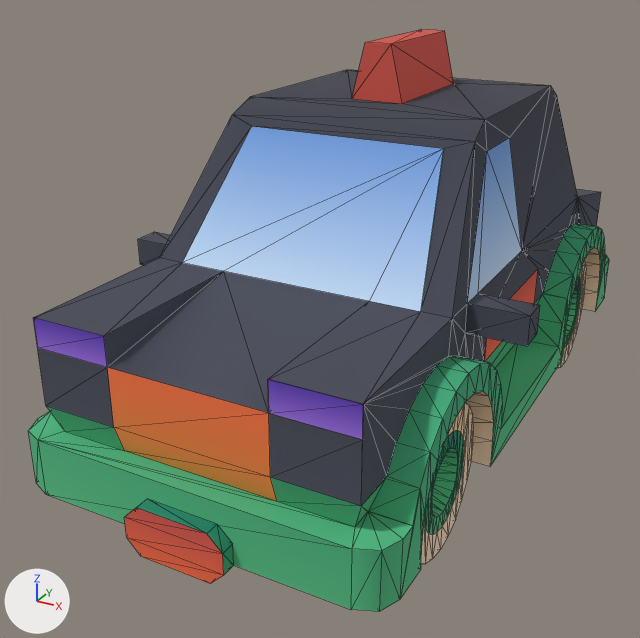
Renders of the glTF model Assets/UnityEve/Art/Models/car-kit/taxi.glb from each side of a commit.
The view is the same before and after, from a 50 mm lens placed at (1.38, -2.97, 1.86), pointed at (-0.15, -0.2, 0.47). Arrows for +X, +Y and +Z are at lower left; the lights stay in place. The first picture is the older version. Mesh edges are drawn as thin lines. Where no turn or scale is listed for an object, it has been applied to the vertices. Vertices at exactly the same position are counted once.

In view in the first picture: 'body', 'wheel-back-left', 'wheel-front-left'.
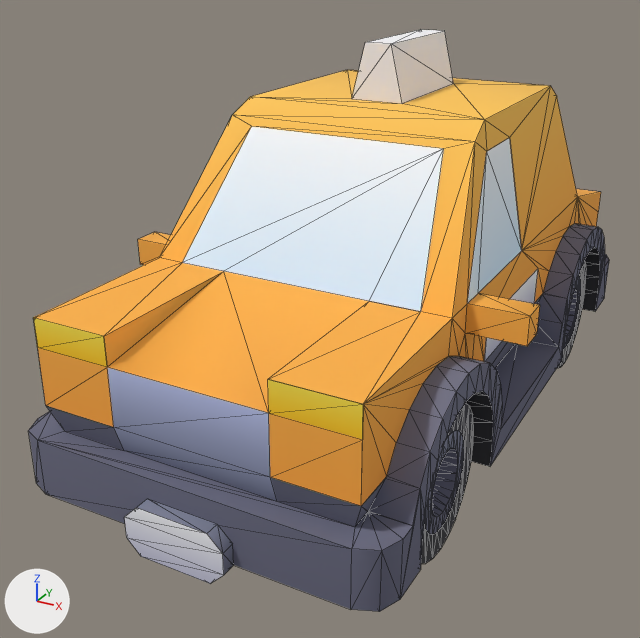
Where the newer file only moved an object's origin or applied its transform, the numbers keep the older frame.

Changed parts and their boxes (x1, y1, x2, y2) in the pictures (640 x 638 px):
part 1 of me_body, surface changed: (28, 30, 609, 612) in both
part 2 of me_wheel_front_left, surface changed: (421, 403, 474, 564) in both
part 3 of me_wheel_back_left, surface changed: (557, 261, 586, 368) in both

What changed in the scene script:
```text
Change me_body:
    used by ob_body; location = (0.0, 0.0, 0.0)
    remove me_body.from_pydata(...)  # 398 vertices, 744 faces; spans x -0.75..0.75, y -1.35..1.4, z 0.15..1.5
    add me_body.from_pydata(...)  # 400 vertices, 744 faces; spans x -0.75..0.75, y -1.35..1.4, z 0.15..1.5
    me_body part 1: 730 kept faces spanning x -0.75..0.75, y -1.35..1.4, z 0.15..1.5 get new texture (UV) coordinates
    edits to the shape of me_body do not show in these pictures
Change me_wheel_front_left:
    where me_wheel_front_left.from_pydata(...)  # 216 vertices, 332 faces; spans x 0.3..0.6, y -1.06..-0.46, z 0.0..0.6
    used by ob_wheel_front_left; location = (0.0, 0.0, 0.0)
    me_wheel_front_left part 2: 332 kept faces spanning x 0.3..0.6, y -1.06..-0.46, z 0.0..0.6 get new texture (UV) coordinates
Change me_wheel_back_left:
    where me_wheel_back_left.from_pydata(...)  # 216 vertices, 332 faces; spans x 0.3..0.6, y 0.46..1.06, z 0.0..0.6
    used by ob_wheel_back_left; location = (0.0, 0.0, 0.0)
    me_wheel_back_left part 3: 332 kept faces spanning x 0.3..0.6, y 0.46..1.06, z 0.0..0.6 get new texture (UV) coordinates
```
